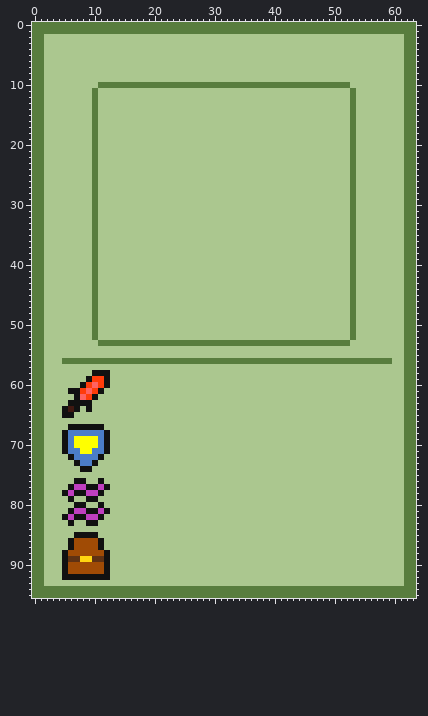
One commit to this sprite sheet: Sprites/enemy_card.png. This is how it looked before the edit.
The file is 64x96 pixels.
Once edited:
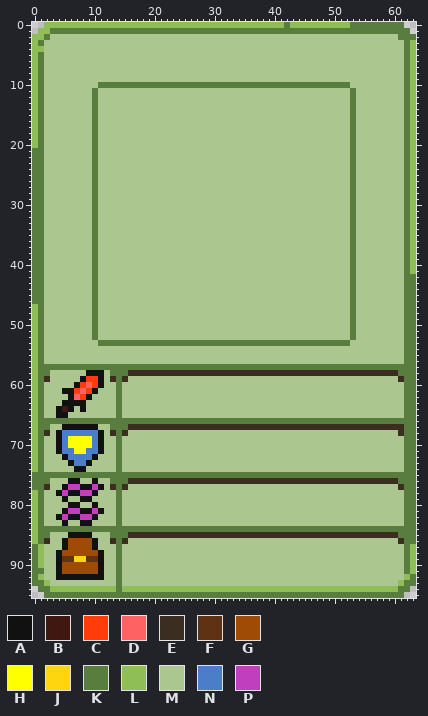
Palette (. is transparent): A #111111  B #401811  C #ff3c0a  D #ff6262  E #3b2d1f  F #5f3214  G #a04b05  H #ffff00  J #ffd510  K #587d3e  L #8ebe55  M #abc78f  N #4b7dc8  P #bf3fbf
Change:
y 0: x 0..41 KKKKKKKKKKKKKKKKKKKKKKKKKKKKKKKKKKKKKKKKKK -> ..LLLLLLLLLLLLLLLLLLLLLLLLLLLLLLLLLLLLLLLL; x 43..52 KKKKKKKKKK -> LLLLLLLLLL; x 62..63 KK -> ..
y 1: x 0..2 KKK -> .LL; x 63 K -> .
y 2: x 0..2 KKM -> LLK; x 61 M -> K
y 3: x 0 K -> L; x 63 K -> L
y 4: x 0..1 KK -> LL; x 63 K -> L
y 5..20: x 0 K -> L; x 63 K -> L
y 21..41: x 63 K -> L
y 47..55: x 0 K -> L
y 56: x 0 K -> L; x 5..59 KKKKKKKKKKKKKKKKKKKKKKKKKKKKKKKKKKKKKKKKKKKKKKKKKKKKKKK -> MMMMMMMMMMMMMMMMMMMMMMMMMMMMMMMMMMMMMMMMMMMMMMMMMMMMMMM
y 57: x 0 K -> L; x 2..61 MMMMMMMMMMMMMMMMMMMMMMMMMMMMMMMMMMMMMMMMMMMMMMMMMMMMMMMMMMMM -> KKKKKKKKKKKKKKKKKKKKKKKKKKKKKKKKKKKKKKKKKKKKKKKKKKKKKKKKKKKK
y 58: x 0 K -> L; x 2 M -> K; x 9 M -> A; x 12..61 AMMMMMMMMMMMMMMMMMMMMMMMMMMMMMMMMMMMMMMMMMMMMMMMMM -> MKKKEEEEEEEEEEEEEEEEEEEEEEEEEEEEEEEEEEEEEEEEEEEEEK
y 59: x 0 K -> L; x 2 M -> E; x 8..9 MA -> AC; x 11..15 CAMMM -> AMEKE; x 61 M -> E
y 60: x 0 K -> L; x 7..12 MACDCA -> ACDCAM; x 14 M -> K
y 61: x 0 K -> L; x 5 M -> A; x 7..11 ACDCA -> CDCAM; x 14 M -> K
y 62: x 0 K -> L; x 6..10 MADCA -> ADCAM; x 14 M -> K
y 63: x 0 K -> L; x 5 M -> A; x 9 A -> M; x 14 M -> K
y 64: x 0 K -> L; x 4..9 MABAMA -> ABAMAM; x 14 M -> K
y 65: x 0 K -> L; x 4 M -> A; x 6 A -> M; x 14 M -> K
y 66: x 0 K -> L; x 2..61 MMMMMMMMMMMMMMMMMMMMMMMMMMMMMMMMMMMMMMMMMMMMMMMMMMMMMMMMMMMM -> KKKKKKKKKKKKKKKKKKKKKKKKKKKKKKKKKKKKKKKKKKKKKKKKKKKKKKKKKKKK
y 67: x 0 K -> L; x 2 M -> K; x 5 M -> A; x 11 A -> M; x 13..61 MMMMMMMMMMMMMMMMMMMMMMMMMMMMMMMMMMMMMMMMMMMMMMMMM -> KKKEEEEEEEEEEEEEEEEEEEEEEEEEEEEEEEEEEEEEEEEEEEEEE
y 68: x 0 K -> L; x 2 M -> E; x 4..5 MA -> AN; x 11..15 NAMMM -> AMEKE; x 61 M -> E
y 69..70: x 0 K -> L; x 4..6 MAN -> ANH; x 10..12 HNA -> NAM; x 14 M -> K
y 71: x 0 K -> L; x 4..5 MA -> AN; x 7 N -> H; x 9 H -> N; x 11..12 NA -> AM; x 14 M -> K
y 72: x 0 K -> L; x 5..6 MA -> AN; x 10..11 NA -> AM; x 14 M -> K
y 73: x 0 K -> L; x 6..7 MA -> AN; x 9..10 NA -> AM; x 14 M -> K
y 74: x 0 K -> L; x 7 M -> A; x 9 A -> M; x 14 M -> K
y 75: x 2..61 MMMMMMMMMMMMMMMMMMMMMMMMMMMMMMMMMMMMMMMMMMMMMMMMMMMMMMMMMMMM -> KKKKKKKKKKKKKKKKKKKKKKKKKKKKKKKKKKKKKKKKKKKKKKKKKKKKKKKKKKKK
y 76: x 2 M -> K; x 6 M -> A; x 8 A -> M; x 10..11 MA -> AM; x 13..61 MMMMMMMMMMMMMMMMMMMMMMMMMMMMMMMMMMMMMMMMMMMMMMMMM -> KKKEEEEEEEEEEEEEEEEEEEEEEEEEEEEEEEEEEEEEEEEEEEEEK
y 77: x 2 M -> E; x 5..6 MA -> AP; x 8 P -> A; x 10..15 APAMMM -> PAMEKE; x 61 M -> E
y 78: x 0 K -> L; x 4..6 MAP -> APA; x 8 A -> P; x 10..11 PA -> AM; x 14 M -> K
y 79: x 0 K -> L; x 5..6 MA -> AM; x 8 M -> A; x 10 A -> M; x 14 M -> K
y 80: x 0 K -> L; x 6 M -> A; x 8 A -> M; x 10..11 MA -> AM; x 14 M -> K
y 81: x 0 K -> L; x 5..6 MA -> AP; x 8 P -> A; x 10..12 APA -> PAM; x 14 M -> K
y 82: x 0 K -> L; x 4..6 MAP -> APA; x 8 A -> P; x 10..11 PA -> AM; x 14 M -> K
y 83: x 0 K -> L; x 5..6 MA -> AM; x 8 M -> A; x 10 A -> M; x 14 M -> K
y 84: x 0 K -> L; x 2..61 MMMMMMMMMMMMMMMMMMMMMMMMMMMMMMMMMMMMMMMMMMMMMMMMMMMMMMMMMMMM -> KKKKKKKKKKKKKKKKKKKKKKKKKKKKKKKKKKKKKKKKKKKKKKKKKKKKKKKKKKKK
y 85: x 0 K -> L; x 2 M -> K; x 6 M -> A; x 10 A -> M; x 13..61 MMMMMMMMMMMMMMMMMMMMMMMMMMMMMMMMMMMMMMMMMMMMMMMMM -> KKKEEEEEEEEEEEEEEEEEEEEEEEEEEEEEEEEEEEEEEEEEEEEEK
y 86: x 0 K -> L; x 2 M -> E; x 5..6 MA -> AG; x 10..11 GA -> AM; x 13..15 MMM -> EKE; x 61 M -> E
y 87: x 1 K -> L; x 5..6 MA -> AG; x 10..11 GA -> AM; x 14 M -> K; x 63 K -> L
y 88: x 1 K -> L; x 4..5 MA -> AG; x 11..12 GA -> AM; x 14 M -> K; x 63 K -> L
y 89: x 1 K -> L; x 4..5 MA -> AF; x 7 F -> J; x 9 J -> F; x 11..12 FA -> AM; x 14 M -> K; x 63 K -> L
y 90: x 1 K -> L; x 4..5 MA -> AG; x 11..12 GA -> AM; x 14 M -> K; x 63 K -> L
y 91: x 4..5 MA -> AG; x 11..12 GA -> AM; x 14 M -> K; x 63 K -> L
y 92: x 1 K -> L; x 4 M -> A; x 12 A -> M; x 14 M -> K; x 62 K -> L
y 93: x 2 M -> L; x 14 M -> K; x 61 M -> L
y 94: x 0 K -> .; x 3..13 KKKKKKKKKKK -> LLLLLLLLLLL; x 15..60 KKKKKKKKKKKKKKKKKKKKKKKKKKKKKKKKKKKKKKKKKKKKKK -> LLLLLLLLLLLLLLLLLLLLLLLLLLLLLLLLLLLLLLLLLLLLLL; x 63 K -> .
y 95: x 0..1 KK -> ..; x 62..63 KK -> ..
Pixel boxes of the changes (left, top, right, bottom) in both pictures:
changed: (32, 22, 350, 148)
changed: (398, 22, 416, 274)
changed: (32, 304, 416, 598)
